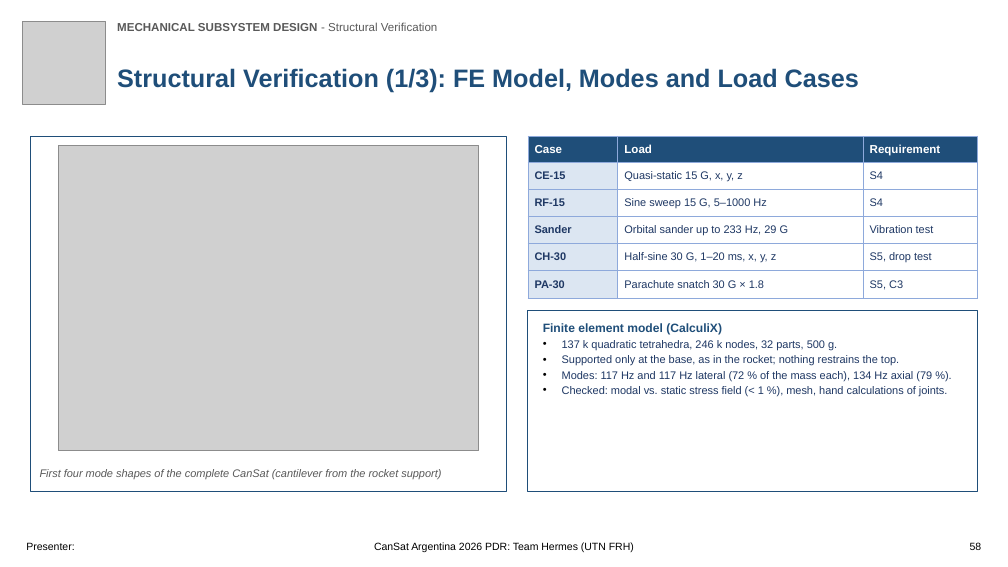
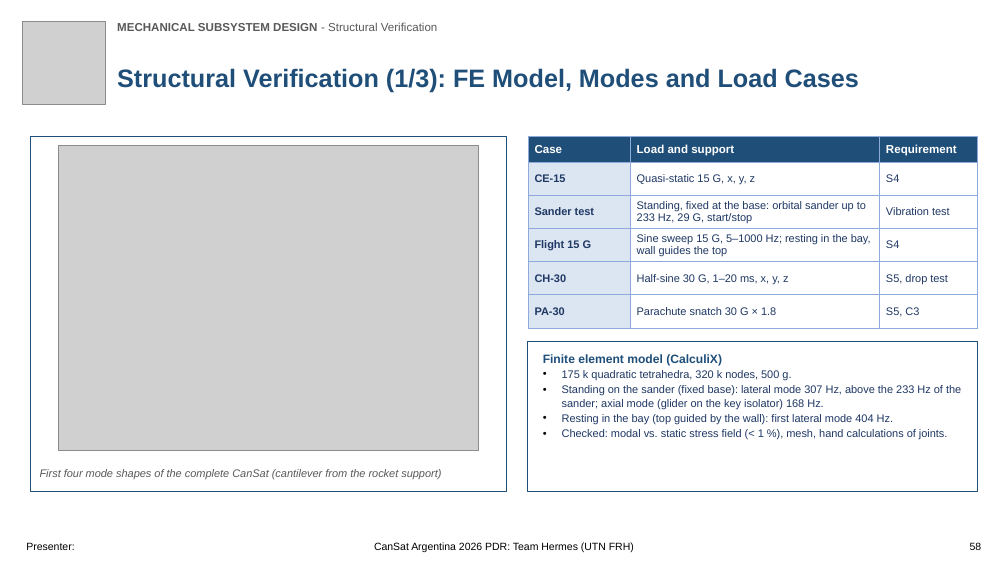
Before and after one commit to Caetano18/proyecto, a slide deck: slide 58 of cansat_pdr/laminas_plantilla/CanSat_PDR_Hermes_mecanica.pptx. Drawn at 1008x567 pixels with LibreOffice and Linux fonts; fonts in the diff are those of the drawing; grey boxes stand for pictures; background and template pictures are left out. Boxes give left, top, right and bottom in pixels: in the first picture for what was removed or moved away, otherwise in the second. Text is boxed around its words. In the diff, an @@ line names an element or a change of style, - is before the commit and + after.

```diff
--- a/cansat_pdr/laminas_plantilla/CanSat_PDR_Hermes_mecanica.pptx
+++ b/cansat_pdr/laminas_plantilla/CanSat_PDR_Hermes_mecanica.pptx
@@ table at (528, 136, 978, 328) @@
-row 1, column 2: Load
+row 1, column 2: Load and support
-row 3: RF-15 | Sine sweep 15 G, 5–1000 Hz | S4
+row 3: Sander test | Standing, fixed at the base: orbital sander up to 233 Hz, 29 G, start/stop | Vibration test
-row 4: Sander | Orbital sander up to 233 Hz, 29 G | Vibration test
+row 4: Flight 15 G | Sine sweep 15 G, 5–1000 Hz; resting in the bay, wall guides the top | S4
@@ rectangle "Finite element model (CalculiX)": place and size @@
-rectangle "Finite element model (CalculiX)" at (528, 311, 978, 492)
+rectangle "Finite element model (CalculiX)" at (528, 341, 978, 492)
@@ text in rectangle at (562, 370, 961, 425): text changed @@
-• 137 k quadratic tetrahedra, 246 k nodes, 32 parts, 500 g.
-• Supported only at the base, as in the rocket; nothing restrains the top.
-• Modes: 117 Hz and 117 Hz lateral (72 % of the mass each), 134 Hz axial (79 %).
+• 175 k quadratic tetrahedra, 320 k nodes, 500 g.
+• Standing on the sander (fixed base): lateral mode 307 Hz, above the 233 Hz of the sander; axial mode (glider on the key isolator) 168 Hz.
+• Resting in the bay (top guided by the wall): first lateral mode 404 Hz.
```
Also in this commit, not shown: 16 other slides changed, 48 other files.
